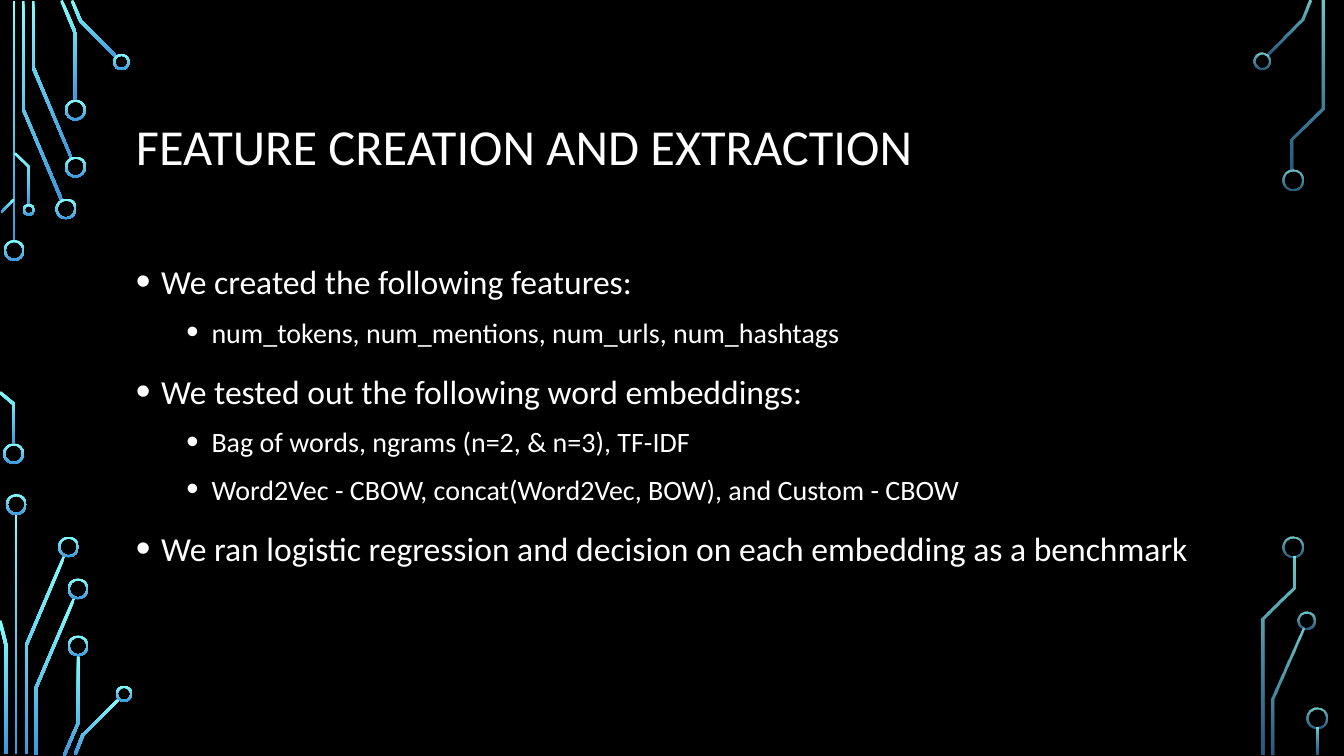
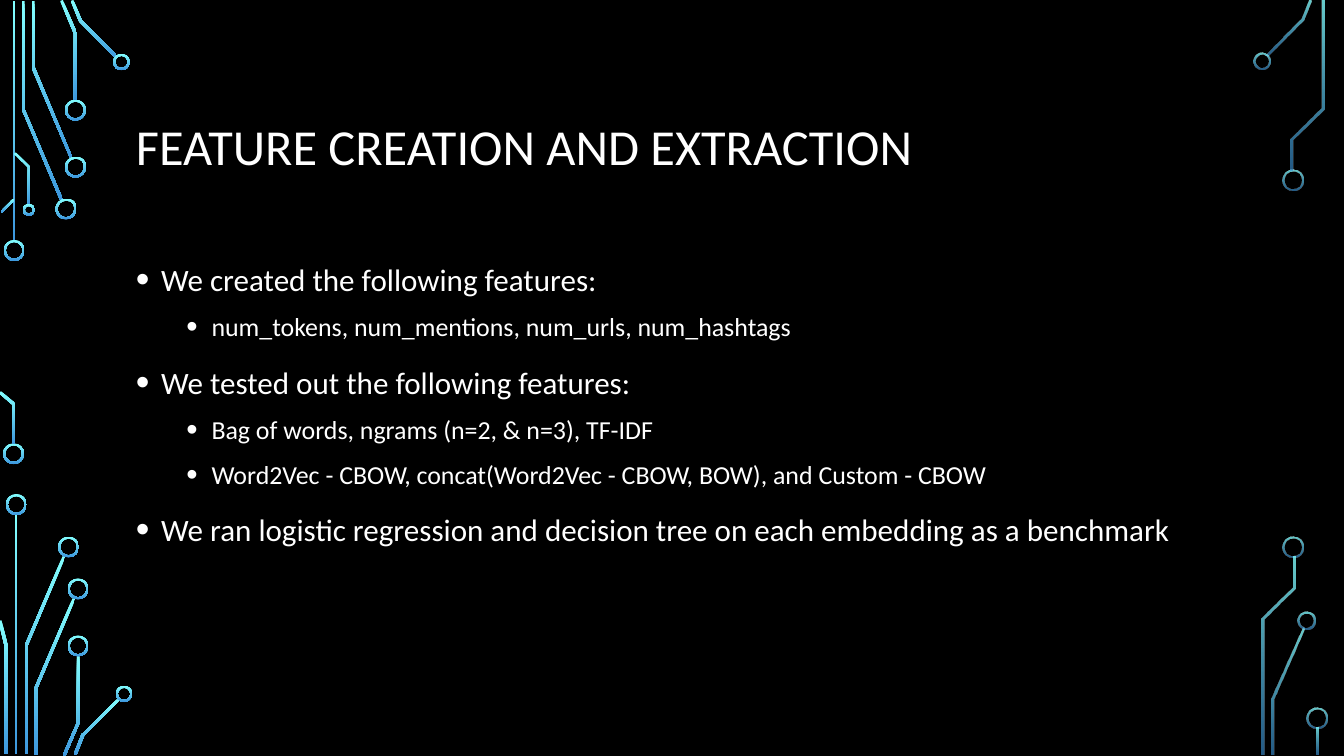
Before and after one commit to sheensta/twitter_hate_speech, a slide deck: slide 2 of deliverables/Hate_Speech_-_Milestone_Two.pptx. Drawn at 1344x756 pixels with LibreOffice and Linux fonts; fonts in the diff are those of the drawing; background and template pictures are left out. Boxes give left, top, right and bottom in pixels: in the first picture for what was removed or moved away, otherwise in the second. Text is boxed around its words. In the diff, an @@ line names an element or a change of style, - is before the commit and + after.

```diff
--- a/deliverables/Hate_Speech_-_Milestone_Two.pptx
+++ b/deliverables/Hate_Speech_-_Milestone_Two.pptx
@@ text at <box>161,269,791,444</box>: size 24 to 22.2 pt in "We created the following features:"; size 20 to 18.5 pt in "num_tokens, num_mentions, num_urls, num_hashtags", "Bag of words, ngrams (n=2, & n=3), ..." @@
@@ text at <box>161,372,630,400</box>: text changed; size 24 to 22.2 pt @@
-• We tested out the following word embeddings:
+• We tested out the following features:
@@ text at <box>161,465,1169,547</box>: text changed; size 24 to 22.2 pt @@
-  • Word2Vec - CBOW, concat(Word2Vec, BOW), and Custom - CBOW
-• We ran logistic regression and decision on each embedding as a benchmark
+  • Word2Vec - CBOW, concat(Word2Vec - CBOW, BOW), and Custom - CBOW
+• We ran logistic regression and decision tree on each embedding as a benchmark
```
Also in this commit, not shown: 1 slide added, 3 slides removed, 2 other files.
